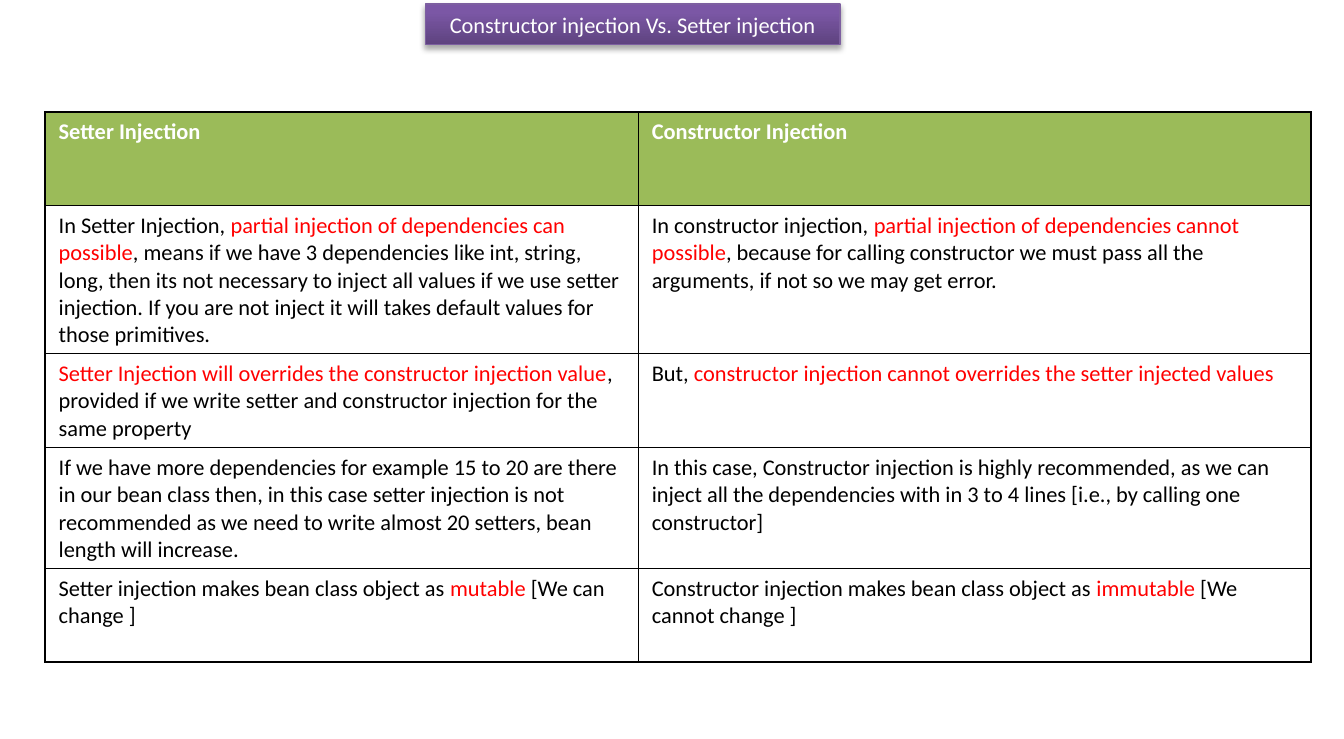
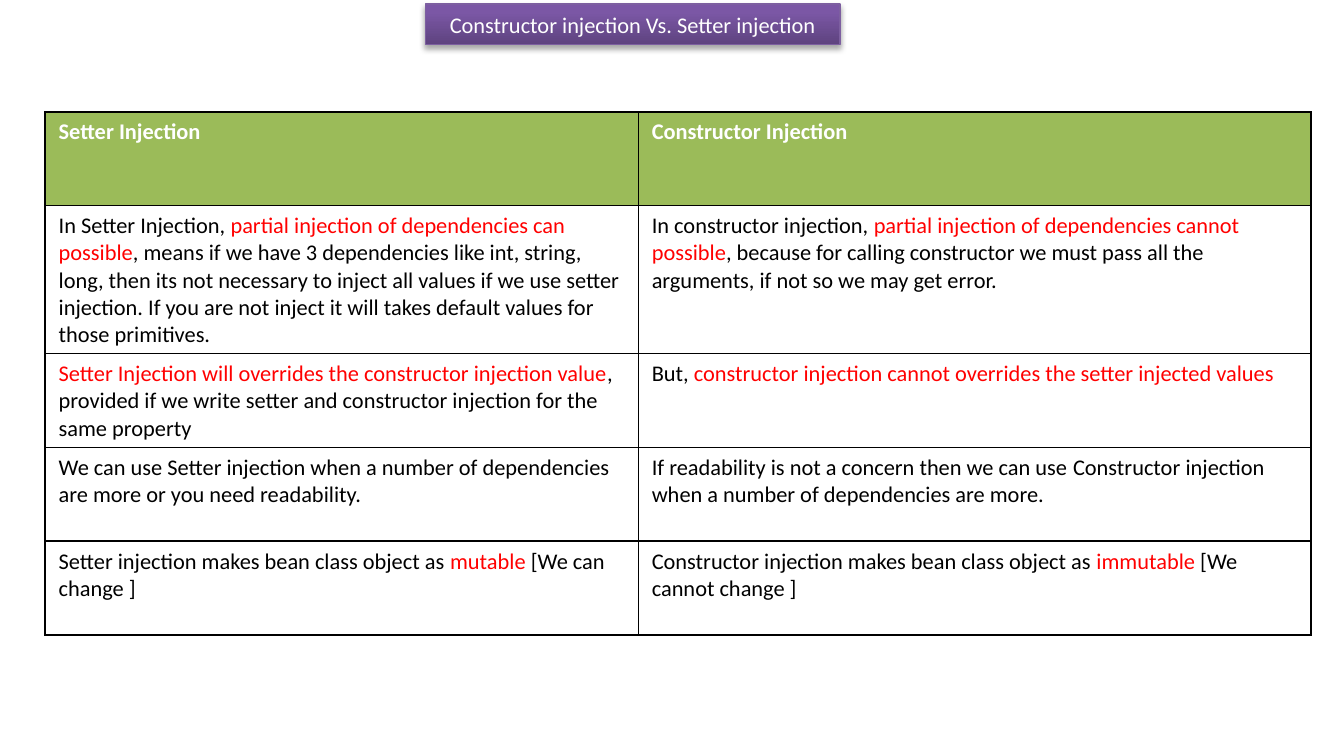
Before and after one commit to ramram43210/javaee, a slide deck: slide 1 of Later/Spring/4_Dependency_Injection/25/Constructor injection Vs. Setter injection_v3.pptx. Drawn at 1344x739 pixels with LibreOffice and Linux fonts; fonts in the diff are those of the drawing. Boxes give left, top, right and bottom in pixels: in the first picture for what was removed or moved away, otherwise in the second. Text is boxed around its words. In the diff, an @@ line names an element or a change of style, - is before the commit and + after.

```diff
--- a/Later/Spring/4_Dependency_Injection/25/Constructor injection Vs. Setter injection_v3.pptx
+++ b/Later/Spring/4_Dependency_Injection/25/Constructor injection Vs. Setter injection_v3.pptx
@@ table at (x1=46, y1=112, x2=1310, y2=634) @@
-row 4, column 1: If we have more dependencies for example 15 to 20 are there in our bean class then, in this case setter injection is not recommended as we need to write almost 20 setters, bean length will increase.
+row 4, column 1: We can use Setter injection when a number of dependencies are more or you need readability.
-row 4, column 2: In this case, Constructor injection is highly recommended, as we can inject all the dependencies with in 3 to 4 lines [i.e., by calling one constructor]
+row 4, column 2: If readability is not a concern then we can use Constructor injection when a number of dependencies are more.
```
